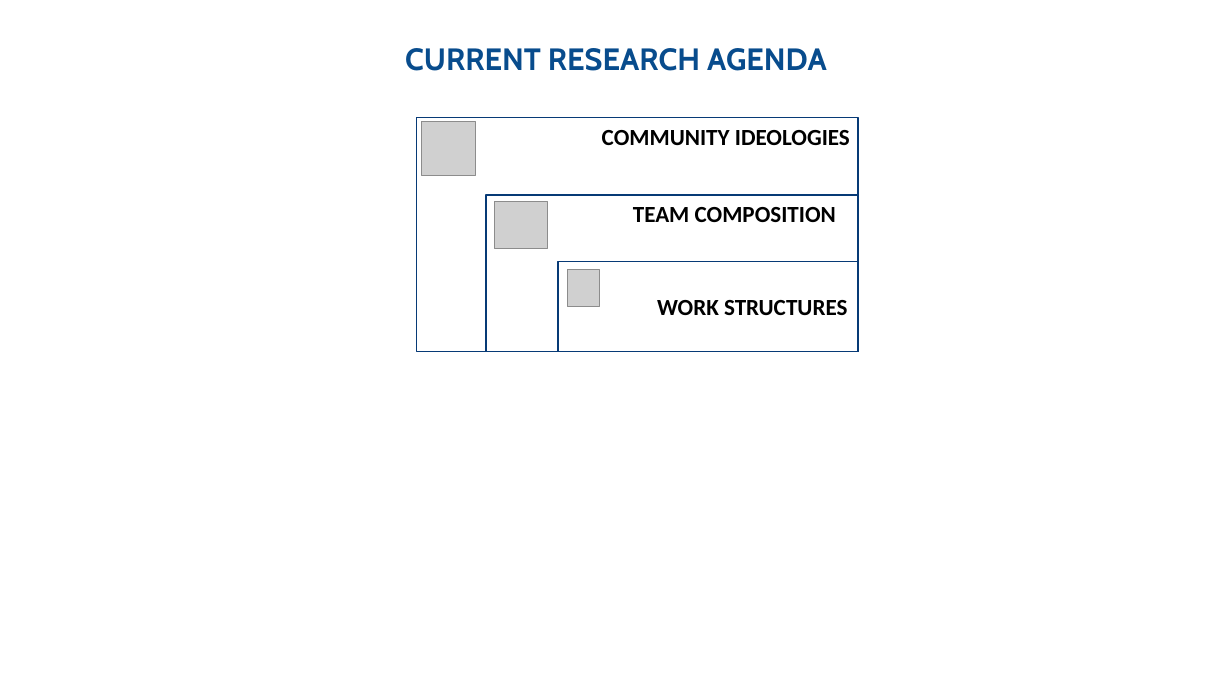
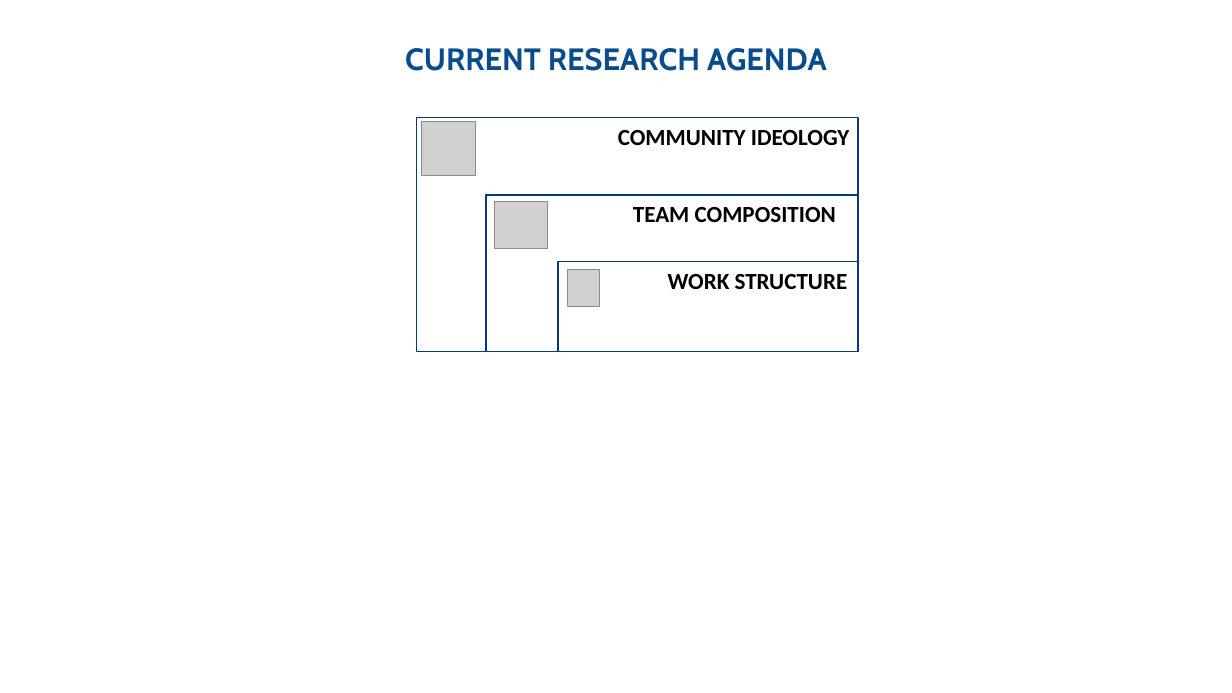
Before and after one commit to km-Poonacha/ThesisFull, a slide deck: slide 2 of Editables/Thesis overview.pptx. Drawn at 1232x693 pixels with LibreOffice and Linux fonts; fonts in the diff are those of the drawing; grey boxes stand for pictures; background and template pictures are left out. Boxes give left, top, right and bottom in pixels: in the first picture for what was removed or moved away, otherwise in the second. Text is boxed around its words. In the diff, an @@ line names an element or a change of style, - is before the commit and + after.

Commit message:
Updated thesis overiview editable

```diff
--- a/Editables/Thesis overview.pptx
+++ b/Editables/Thesis overview.pptx
@@ text in rectangle at (618,130,849,145): text changed @@
-COMMUNITY IDEOLOGIES
+COMMUNITY IDEOLOGY
@@ rectangle "WORK STRUCTURE" at (558,262,859,352): vertical alignment middle to top @@
@@ text in rectangle at (668,274,848,289): text changed @@
-WORK STRUCTURES
+WORK STRUCTURE
```
